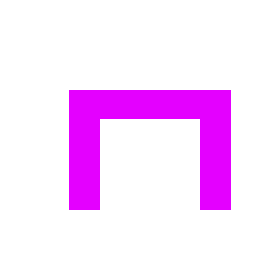
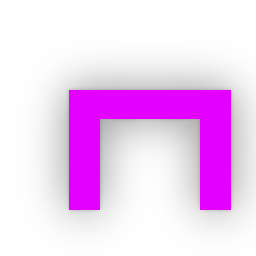
Revision of a layered 256px x 256px image; what changed, layer by layer:
added layer "Layer 1" above "Background" over (25, 46, 256, 248)
